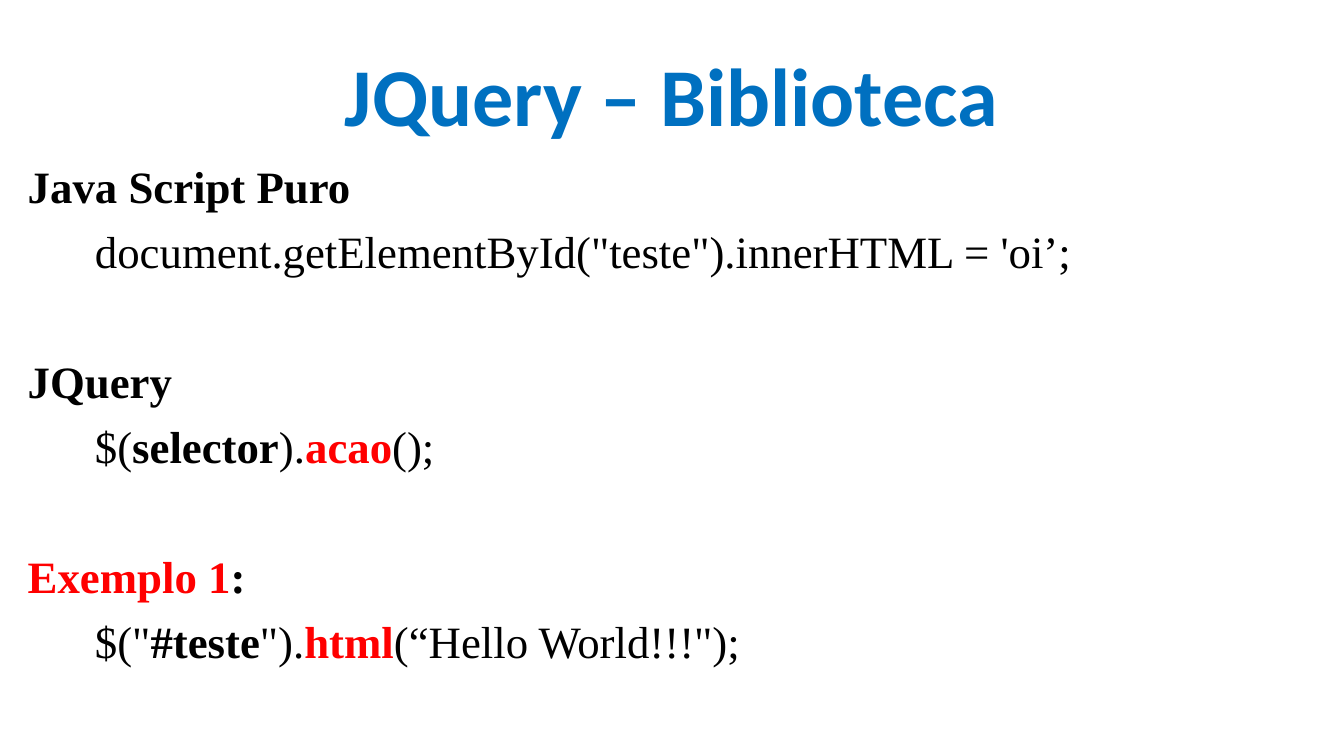
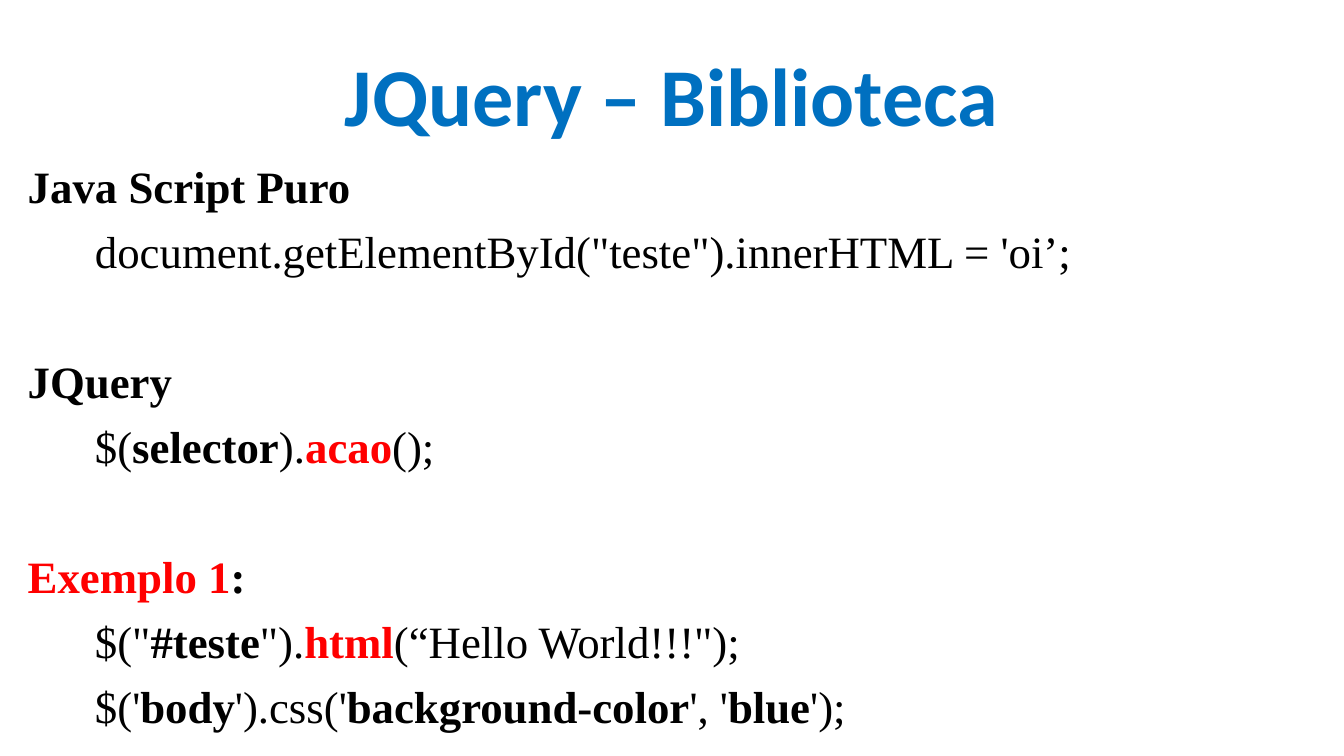
Before and after one commit to CloudEducationBrazil/WydenDesenvolvimentoWebPHP, a slide deck: slide 4 of 01 Classes/Aula 11 Desenvolvimento Web PHP - JQuery.pptx. Drawn at 1344x756 pixels with LibreOffice and Linux fonts; fonts in the diff are those of the drawing; background and template pictures are left out. Boxes give left, top, right and bottom in pixels: in the first picture for what was removed or moved away, otherwise in the second. Text is boxed around its words. In the diff, an @@ line names an element or a change of style, - is before the commit and + after.

Commit message:
ppt JQuery

```diff
--- a/01 Classes/Aula 11 Desenvolvimento Web PHP - JQuery.pptx
+++ b/01 Classes/Aula 11 Desenvolvimento Web PHP - JQuery.pptx
@@ text at (x1=95, y1=690, x2=846, y2=733): paragraph added @@
+$('body').css('background-color', 'blue');
```
Also in this commit, not shown: 1 other slide changed, 12 slides added, 7 other files.
